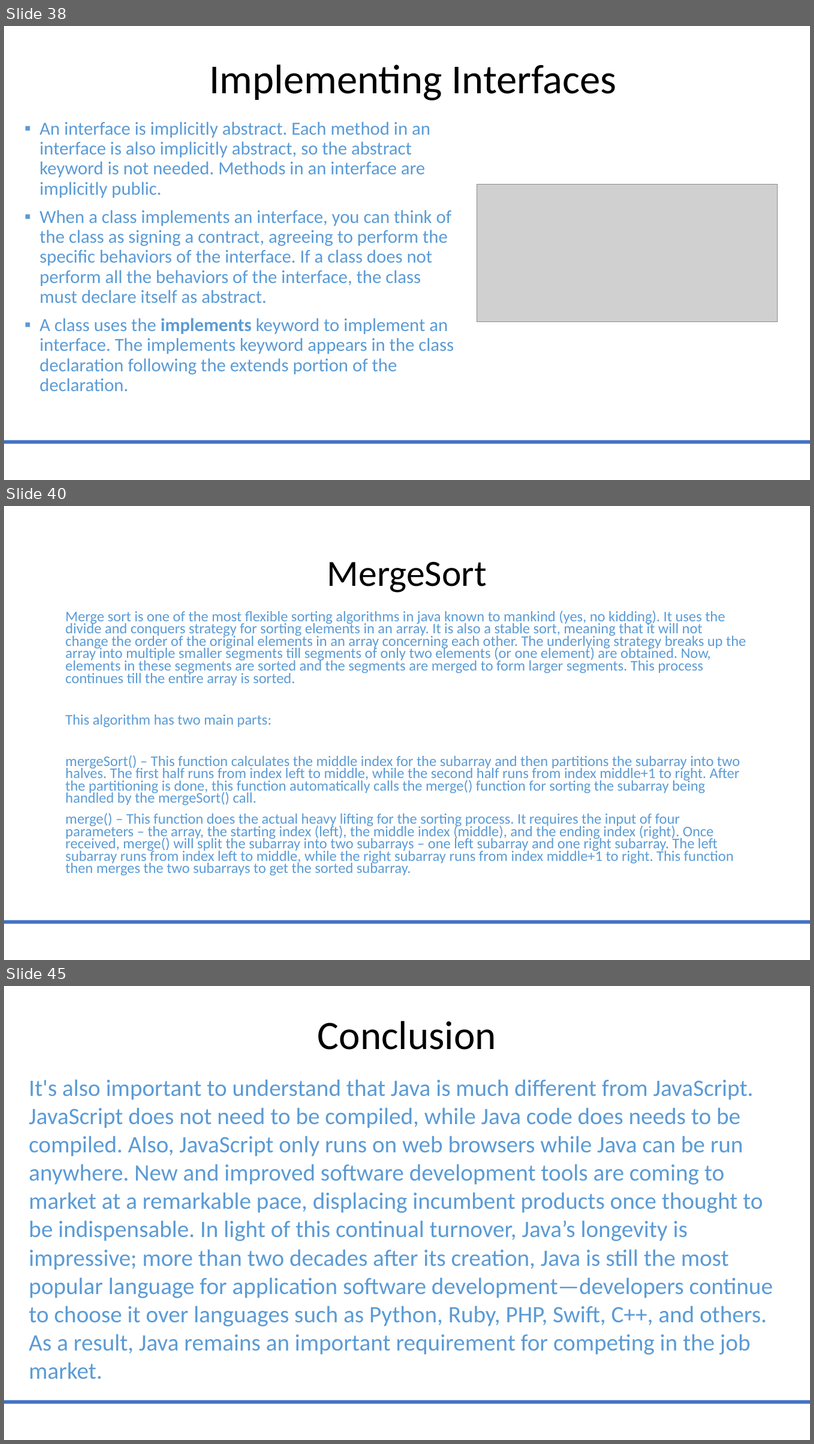
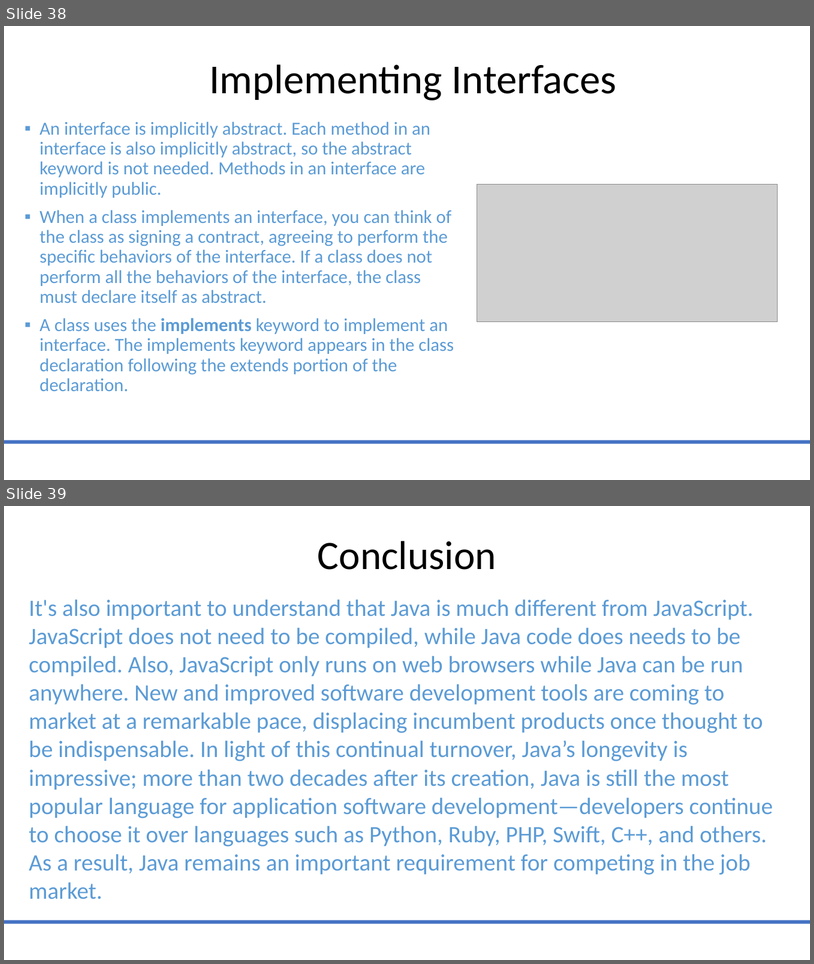
Before and after one commit to MarwaSafa02/JavaMentorship, a slide deck: Java_Mentoring_Revised.pptx. Shown one above the other, each under a label of ours: slides 38, 40 and 45 before the commit, slides 38 and 39 after it; the slides between them are not shown. The pictures are 814x1444 and 814x964 pixels, drawn with LibreOffice and Linux fonts; fonts in the diff are those of the drawing; grey boxes stand for pictures. Boxes give left, top, right and bottom in pixels: in the first picture for what was removed or moved away, otherwise in the second. Text is boxed around its words. In the diff, an @@ line names an element or a change of style, - is before the commit and + after.

```diff
--- a/Java_Mentoring_Revised.pptx
+++ b/Java_Mentoring_Revised.pptx
@@ slide 40 removed at (x1=4, y1=506, x2=810, y2=960), background #FFFFFF; not listed: 1 template element that a slide beside it also shows @@
@@ title removed at (x1=327, y1=562, x2=487, y2=592) @@
-MergeSort
@@ text removed at (x1=65, y1=610, x2=746, y2=875) @@
-Merge sort is one of the most flexible sorting algorithms in java known to mankind (yes, no kidding). It uses the divide and conquers strategy for sorting elements in an array. It is also a stable sort, meaning that it will not change the order of the original elements in an array concerning each other. The underlying strategy breaks up the array into multiple smaller segments till segments of only two elements (or one element) are obtained. Now, elements in these segments are sorted and the segments are merged to form larger segments. This process continues till the entire array is sorted.
-This algorithm has two main parts:
-mergeSort() – This function calculates the middle index for the subarray and then partitions the subarray into two halves. The first half runs from index left to middle, while the second half runs from index middle+1 to right. After the partitioning is done, this function automatically calls the merge() function for sorting the subarray being handled by the mergeSort() call.
-merge() – This function does the actual heavy lifting for the sorting process. It requires the input of four parameters – the array, the starting index (left), the middle index (middle), and the ending index (right). Once received, merge() will split the subarray into two subarrays – one left subarray and one right subarray. The left subarray runs from index left to middle, while the right subarray runs from index middle+1 to right. This function then merges the two subarrays to get the sorted subarray.
@@ what was slide 45 is now slide 39 @@
```
Also in this commit, not shown: 1 slide changed, 5 other slides removed, 2 other files.
